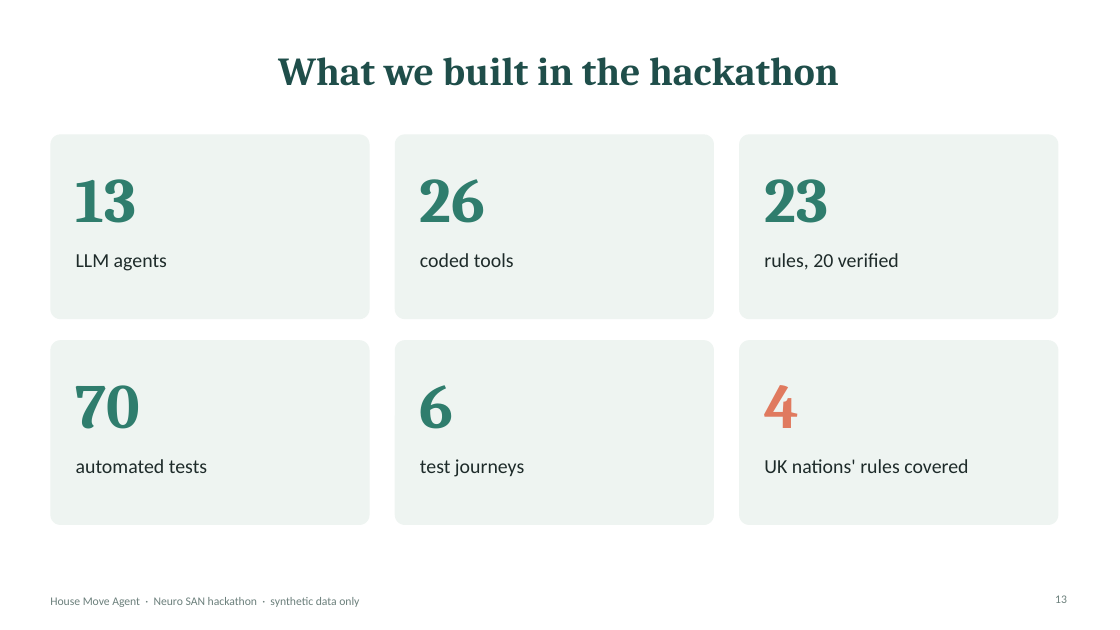
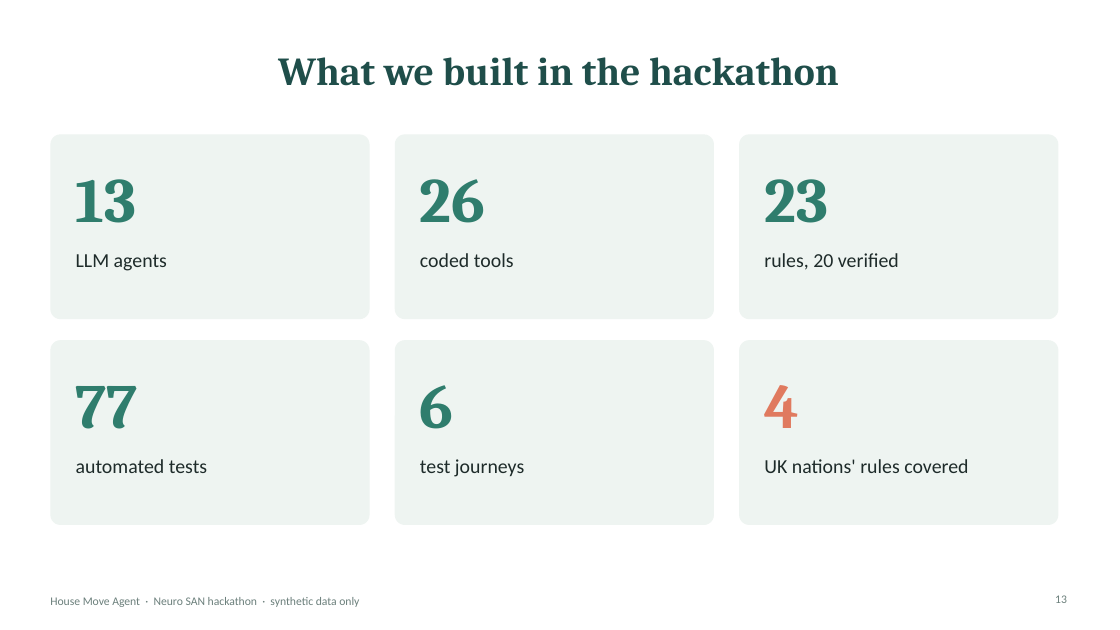
Before and after one commit to varadarajp/neuro-san-house-move, a slide deck: slide 13 of House_Move_Agent.pptx. Drawn at 1120x630 pixels with LibreOffice and Linux fonts; fonts in the diff are those of the drawing. Boxes give left, top, right and bottom in pixels: in the first picture for what was removed or moved away, otherwise in the second. Text is boxed around its words. In the diff, an @@ line names an element or a change of style, - is before the commit and + after.

```diff
--- a/House_Move_Agent.pptx
+++ b/House_Move_Agent.pptx
@@ text at bbox=[76, 386, 138, 429]: text changed @@
-70
+77
```
Also in this commit, not shown: 2 other slides changed, 20 other files.
